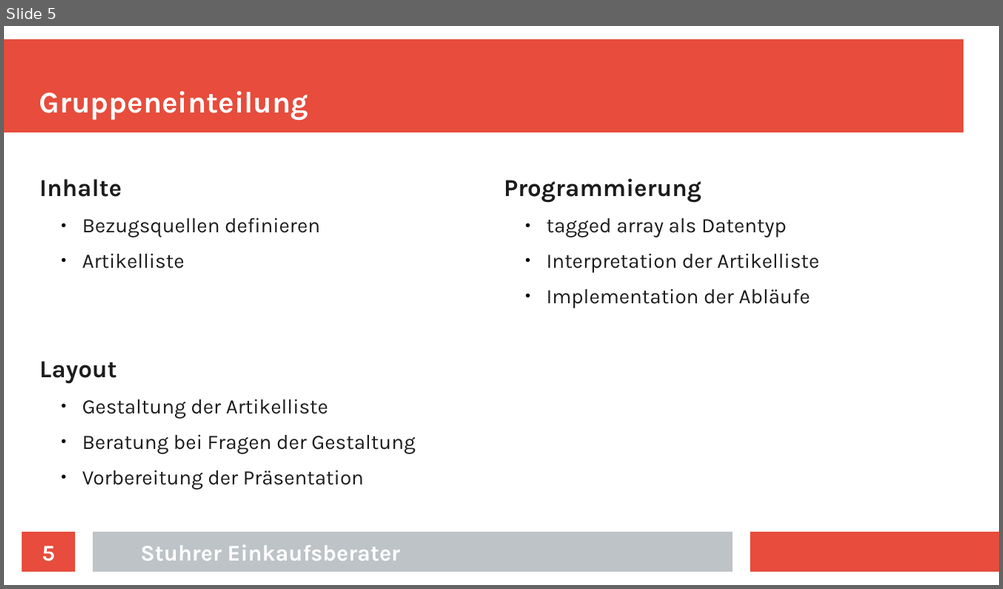
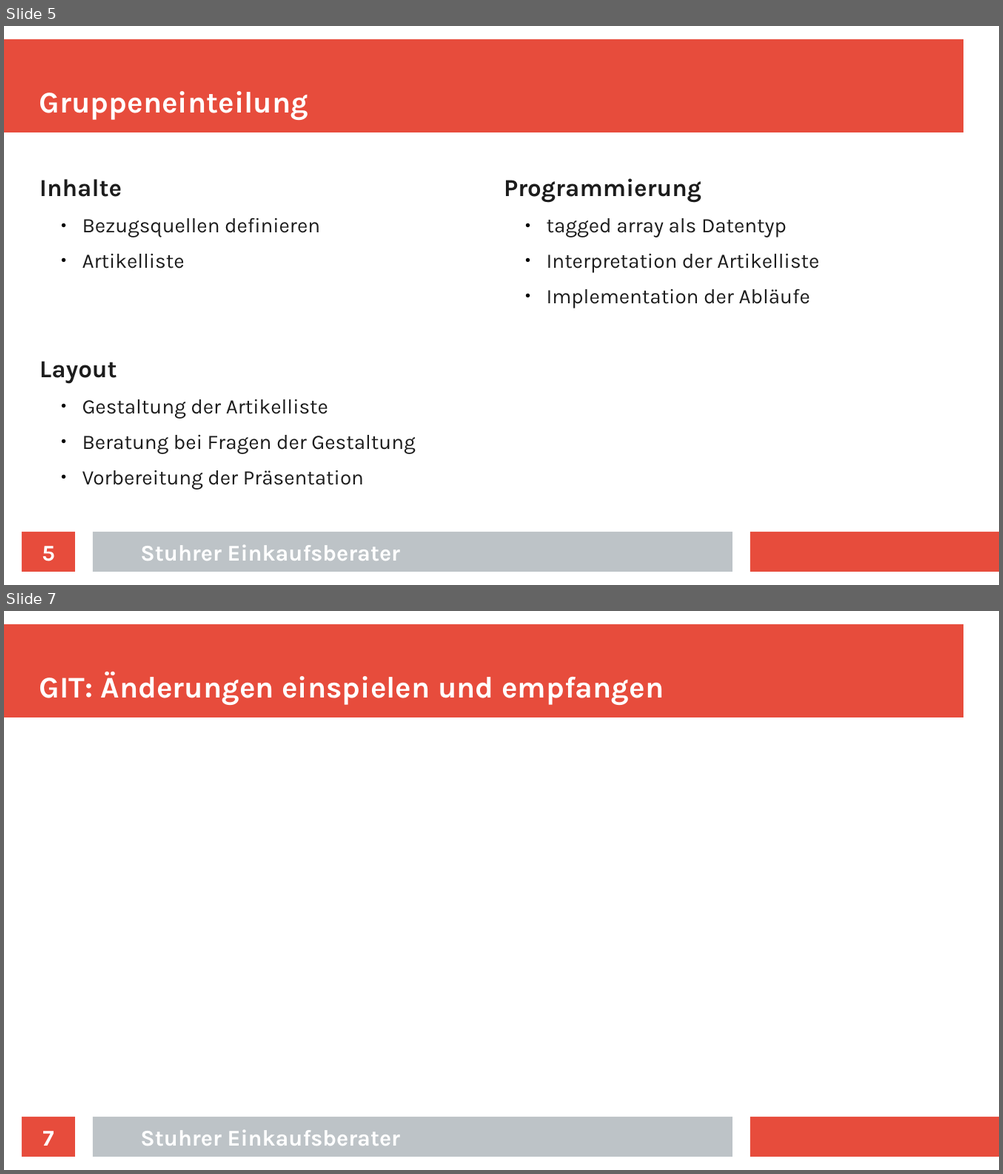
Before and after one commit to jenskuespert/KGSSB, a slide deck: SEB/SEB.odp. Shown one above the other, each under a label of ours: slide 5 before the commit, slides 5 and 7 after it; the slides between them are not shown. The pictures are 1003x589 and 1003x1174 pixels, drawn with LibreOffice and Linux fonts; fonts in the diff are those of the drawing. Boxes give left, top, right and bottom in pixels: in the first picture for what was removed or moved away, otherwise in the second. Text is boxed around its words. In the diff, an @@ line names an element or a change of style, - is before the commit and + after.

```diff
--- a/SEB/SEB.odp
+++ b/SEB/SEB.odp
@@ slide 7 added at (4, 611, 999, 1170), background #FFFFFF; not listed: 3 template elements that a slide beside it also shows @@
@@ title added at (40, 672, 663, 705), 24 pt, text #FFFFFF, bold @@
+GIT: Änderungen einspielen und empfangen
@@ page number added at (22, 1117, 75, 1157), fill #E74C3C, 18 pt, text #FFFFFF, bold @@
+7
@@ text added at (140, 1130, 400, 1146), 18 pt, text #FFFFFF, bold @@
+Stuhrer Einkaufsberater
```
Also in this commit, not shown: 1 slide changed, 5 other files.
